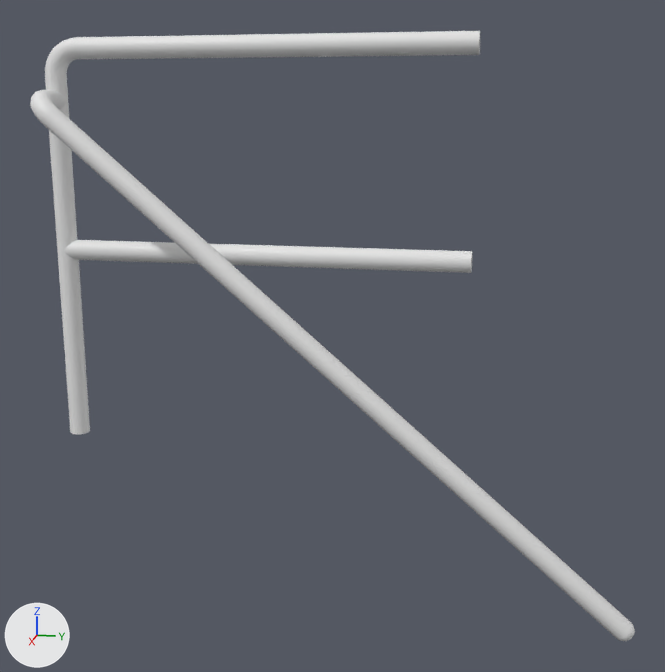
Renders of the OBJ model assets/models/map_parts/sgc/railing/sgc_railing_cr_lh_1.obj from each side of a commit.
One viewpoint serves both versions: a camera (50 mm lens) standing at (32.3, 16.7, 12.5) and looking at (0.9, 10.5, 4.7). Lighting does not change. The marker at lower left points along +X, +Y and +Z. Where no turn or scale is listed for an object, it has been applied to the vertices.

Script lines for the objects in view, before the commit:
```python
me_railing_cr_lh_1 = bpy.data.meshes.new('Railing_CR_LH_1')
me_railing_cr_lh_1.from_pydata(...)  # 373 vertices, 348 faces; spans x -0.4..2.2, y -0.4..21.4, z -5.6..15.0
ob_railing_cr_lh_1 = bpy.data.objects.new('Railing_CR_LH_1', me_railing_cr_lh_1)
ob_railing_cr_lh_1.location = (0.0, 0.0, 0.0)
```
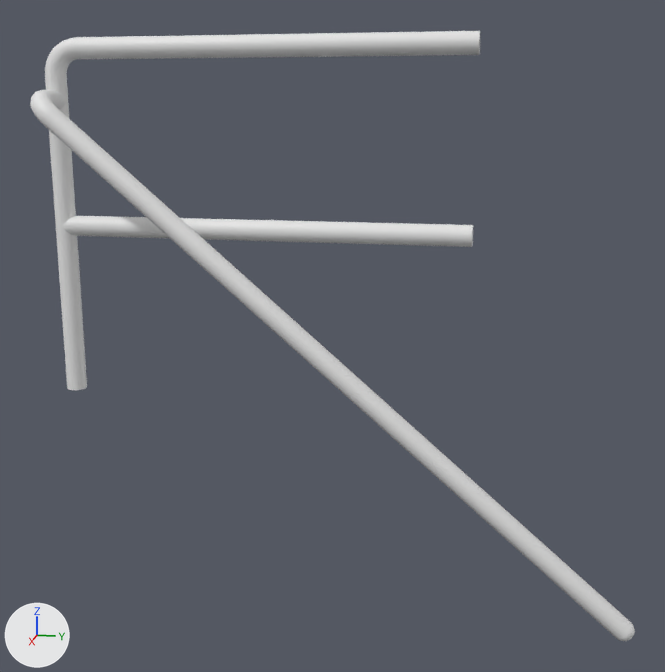
The newer file is also turned or shifted as a whole; pictures and numbers use the older file's frame.

Boxes (x1, y1, x2, y2) around the edits, measured in the pictures (665 x 672 px; the box of a moved part takes in the faces that stretch with it):
```json
{"part": 1, "of": "me_railing_cr_lh_1", "change": "moved or reshaped", "before": [63, 240, 472, 273], "after": [62, 216, 473, 247]}
{"part": 2, "of": "me_railing_cr_lh_1", "change": "moved or reshaped", "before": [45, 74, 90, 435], "after": [45, 74, 87, 390]}
```

Edits to the scene script, one JSON object a line:
```json
{"block": "me_railing_cr_lh_1", "where": "me_railing_cr_lh_1.from_pydata(...)  # 373 vertices, 348 faces; spans x -0.4..2.2, y -0.4..21.4, z -5.6..15.0"}
{"block": "me_railing_cr_lh_1", "where": "# used by ob_railing_cr_lh_1; location = (0.0, 0.0, 0.0)"}
{"block": "me_railing_cr_lh_1", "change": "me_railing_cr_lh_1 part 1: the loose piece of 24 vertices spanning x -0.4..0.4, y 0.0..15.2, z 6.9..7.7 is moved by (0.0, 0.0, 0.9)"}
{"block": "me_railing_cr_lh_1", "change": "me_railing_cr_lh_1 part 2: all 12 vertices in x -0.4..0.4, y -0.4..0.4, z 0.0 are moved by (0.0, 0.0, 1.8)"}
```
